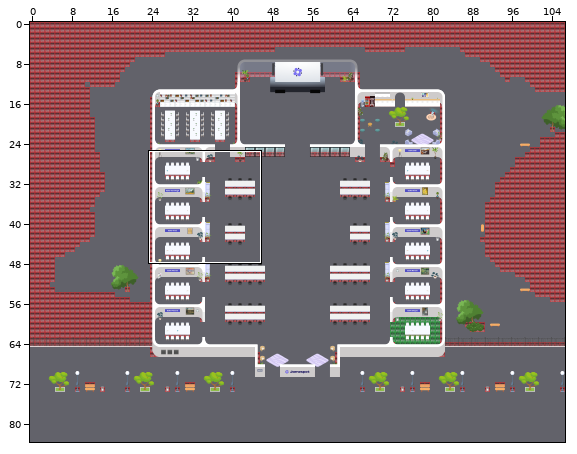
Two states of a Tiled map, 2026-new-Jland/jland.tmx. Above: a wide view before the commit, with the close-up outlined.
Close-up. As it was:
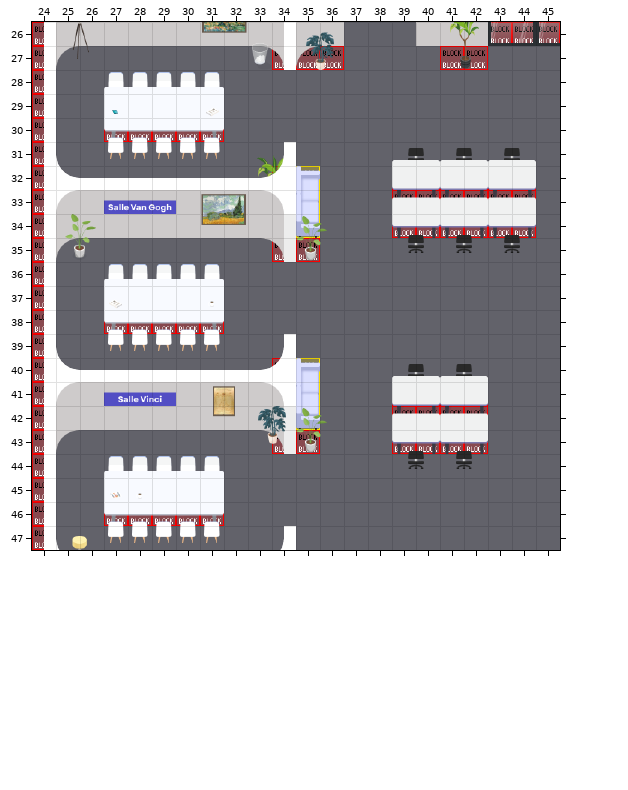
Cells are 32x32 px. Shown: x 24..45, y 26..47. The commit also changed other parts of the map, which this record leaves out. Not drawn, because the pictures are missing: unchanged layer "bg".
After the commit:
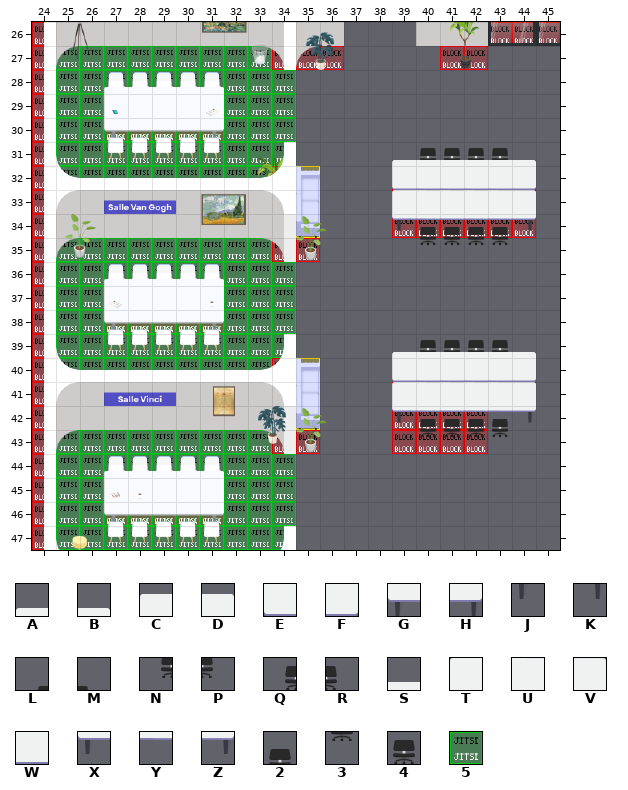
Key: from "Misc": A 120, B 121, C 122, D 123, E 160, F 161, G 162, H 163, J 200, K 201, L 204, M 205, N 244, P 245, Q 246, R 247, S 509, T 511, U 512, V 513, W 549, X 551, Y 552, Z 553, 2 591, 3 631, 4 632; from "WA_Special_Zones": 5 9.
_ is an empty cell, . an unchanged one.
Tiles of an added or newly shown layer are drawn over the layers below it.
See-through tiles are keyed as they look on the map.
Difference:
--- layer "cezanne" (added)
@@ x 25..34 @@
-27 _________.
-28 __________
-29 __.....___
-30 __________
-31 __________
-32 _________.
+27 555555555.
+28 5555555555
+29 55.....555
+30 5555555555
+31 5555555555
+32 555555555.
--- layer "vangogh" (added)
@@ x 25..34 @@
-35 _________.
-36 __________
-37 __.....___
-38 __________
-39 __________
-40 _________.
+35 555555555.
+36 5555555555
+37 55.....555
+38 5555555555
+39 5555555555
+40 555555555.
--- layer "vinci" (added)
@@ x 25..34 @@
-43 _________.
-44 __________
-45 __.....___
-46 __________
-47 __________
+43 555555555.
+44 5555555555
+45 55.....555
+46 5555555555
+47 5555555555
--- layer "Bureaux down down"
@@ x 39..44 @@
-33 JKJKJK
+33 ______
@@ x 39..42 @@
-42 JKJK
+42 ____
--- layer "Bureaux Down"
@@ x 39..44 @@
-31 QRQRQR
+31 _4444_
@@ x 39..44 @@
-33 CDCDCD
-34 GHGHGH
+33 TUUUUV
+34 XYYYYZ
@@ x 39..44 @@
-39 .____.
-40 QRQR__
-41 EFEF__
-42 CDCD__
-43 GHGH..
+39 .4444.
+40 EWWWWF
+41 TUUUUV
+42 XYYYYZ
+43 ____..
--- layer "Bureaux Up"
@@ x 40..43 @@
-31 BABA
+31 SSSS
@@ x 39..44 @@
-34 LMLMLM
-35 NPNPNP
+34 _2222_
+35 _3333_
@@ x 39..44 @@
-39 ______
-40 ABAB..
+39 ASSSSB
+40 ____..
@@ x 39..43 @@
-42 .____
-43 LMLM_
-44 NPNP.
+42 .2222
+43 _3333
+44 ____.
Boxes around the changes in both close-ups, in picture pixels (x1, y1, x2, y2):
added: (56, 46, 296, 178)
changed: (408, 148, 520, 162)
changed: (392, 190, 536, 253)
added: (56, 238, 296, 370)
changed: (392, 340, 536, 469)
added: (56, 430, 296, 550)
